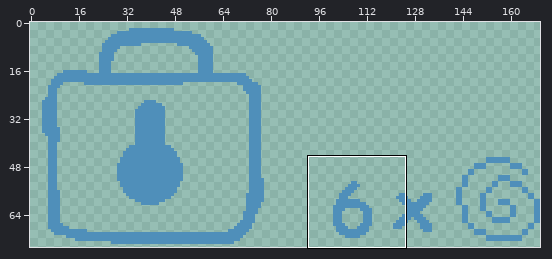
A pixel-art file gets an edit: aseprite/final_room_lock_anime.aseprite. The picture above shows the old version from afar; the outline marks the close-up.
Close-up. Before:
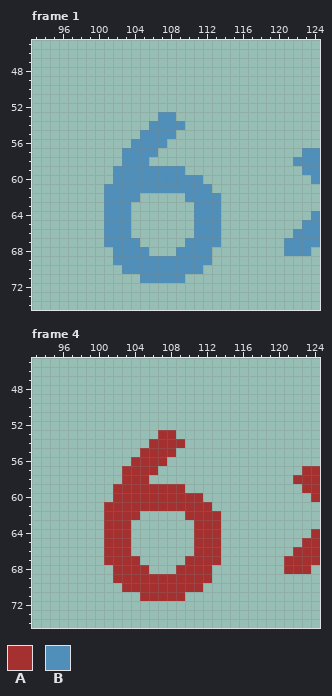
170x75 pixels, 6 frames. Shown: frame 1: x 93..124, y 45..74; frame 4: x 93..124, y 45..74. The commit also changed other frames or places, which this record leaves out.
Palette (. is transparent): A #a53030  B #4f8fba
Pixels before, frame 1, first column x 101:
53 ......BB................
54 .....BBBB...............
55 ....BBBB................
56 ...BBBB.................
57 ..BBBB................BB
58 ..BBB................BBB
59 .BBBBBBBB.............BB
60 .BBBBBBBBBB............B
61 BBBBBBBBBBBB............
62 BBBB.....BBBB...........
63 BBB.......BBB...........
64 BBB.......BBB..........B
65 BBB.......BBB.........BB
66 BBB.......BBB........BBB
67 BBBB.....BBBB.......BBBB
68 .BBBB...BBBB........BBB.
69 .BBBBBBBBBBB............
70 ..BBBBBBBBB.............
71 ....BBBBB...............
Pixels before, frame 4, first column x 101:
53 ......AA................
54 .....AAAA...............
55 ....AAAA................
56 ...AAAA.................
57 ..AAAA................AA
58 ..AAA................AAA
59 .AAAAAAAA.............AA
60 .AAAAAAAAAA............A
61 AAAAAAAAAAAA............
62 AAAA.....AAAA...........
63 AAA.......AAA...........
64 AAA.......AAA..........A
65 AAA.......AAA.........AA
66 AAA.......AAA........AAA
67 AAAA.....AAAA.......AAAA
68 .AAAA...AAAA........AAA.
69 .AAAAAAAAAAA............
70 ..AAAAAAAAA.............
71 ....AAAAA...............
Now the later version:
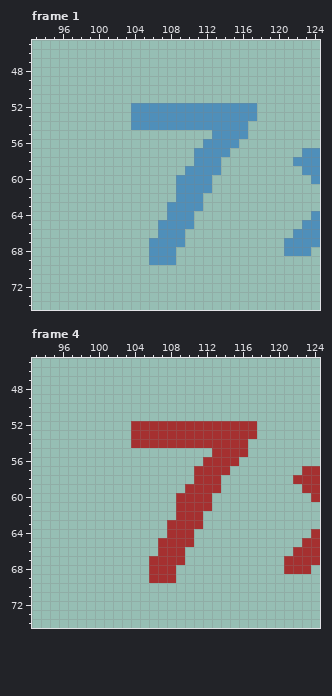
Message: refactored the final lock mechanism and connected it to main
What changed:
Changed rows in their new state; - is an unchanged pixel.
Frame 1, layer "Lock":
first column x 101:
52 ---BBBBBBBBBBBBBB
53 ---BBB--BBBBBBBBB
54 ---BB----BBBBBBB-
55 ----....----BBBB-
56 ---....----BBBB--
57 --....----BBBB---
58 --...-----BBB----
59 -........BBBB----
60 -.......---B-----
61 ........---------
62 ....----B--..----
63 ...----BBB-..----
64 ...----BBB...----
65 ...---BBBB...----
66 ...---BBB-...----
67 ....-BBBB....----
68 -....BBB....-----
69 -....---....-----
70 --.........------
71 ----.....--------
Frame 4, layer "Lock":
first column x 101:
52 ---AAAAAAAAAAAAAA
53 ---AAA--AAAAAAAAA
54 ---AA----AAAAAAA-
55 ----....----AAAA-
56 ---....----AAAA--
57 --....----AAAA---
58 --...-----AAA----
59 -........AAAA----
60 -.......---A-----
61 ........---------
62 ....----A--..----
63 ...----AAA-..----
64 ...----AAA...----
65 ...---AAAA...----
66 ...---AAA-...----
67 ....-AAAA....----
68 -....AAA....-----
69 -....---....-----
70 --.........------
71 ----.....--------
